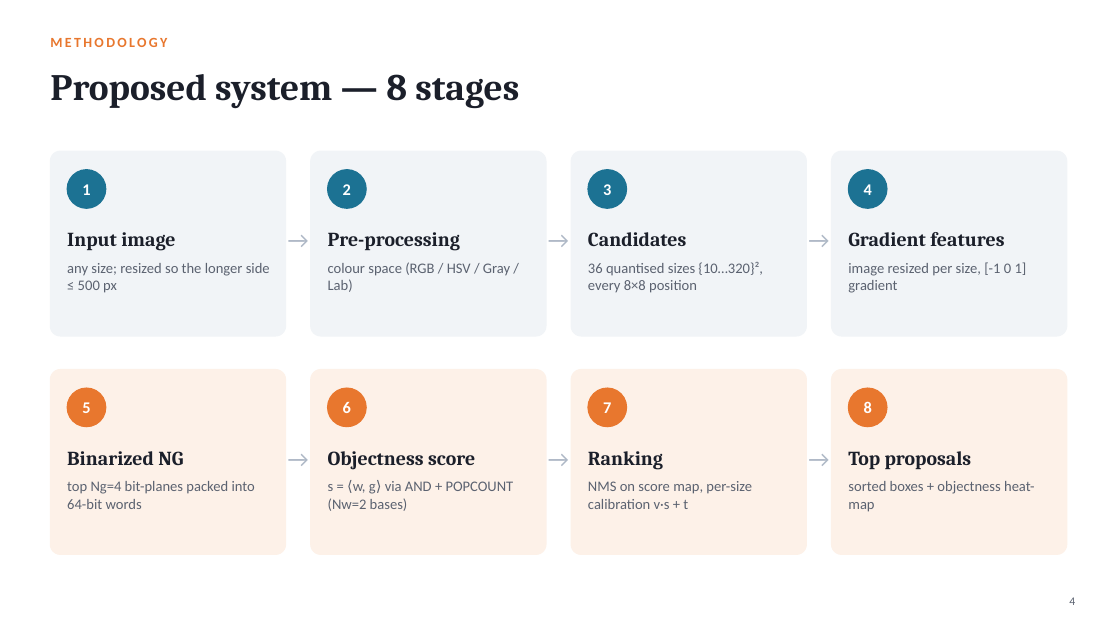
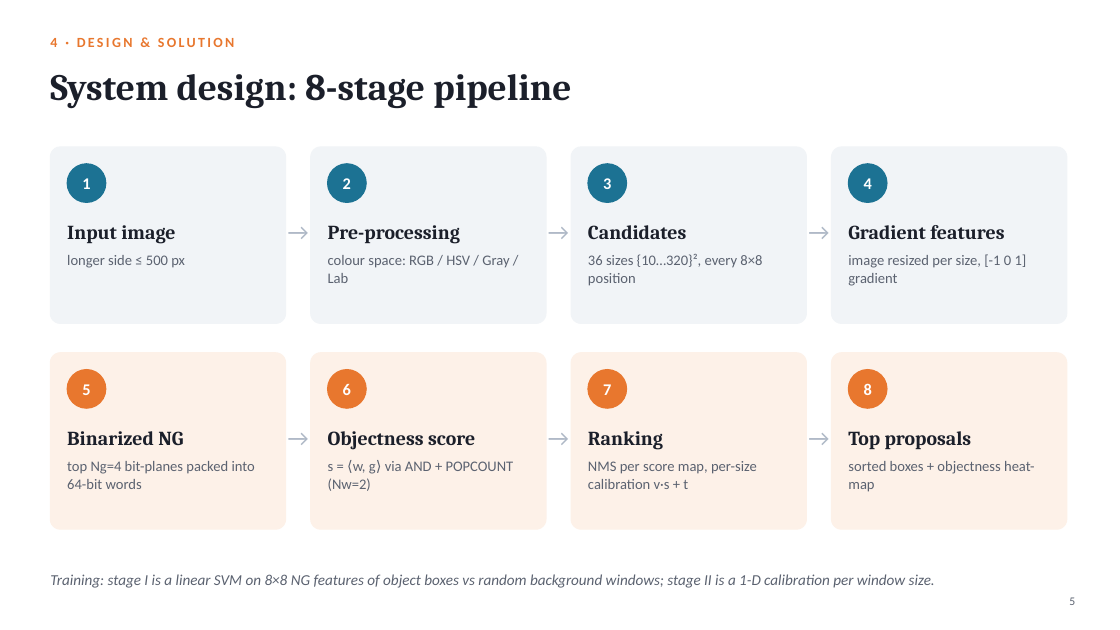
Before and after one commit to hari18305/cvprojectg10, a slide deck: slide 5 of presentation/BING_Objectness_Group10.pptx (slide 4 before the commit). Drawn at 1120x630 pixels with LibreOffice and Linux fonts; fonts in the diff are those of the drawing. Boxes give left, top, right and bottom in pixels: in the first picture for what was removed or moved away, otherwise in the second. Text is boxed around its words. In the diff, an @@ line names an element or a change of style, - is before the commit and + after.

Commit message:
Restructure presentation into 12 slides for a 10-minute talk
Sections: introduction, problem definition, proposed solution and novelty,
design and solution, result analysis with comparison to existing methods.

```diff
--- a/presentation/BING_Objectness_Group10.pptx
+++ b/presentation/BING_Objectness_Group10.pptx
@@ text at (50, 38, 234, 47): text changed @@
-METHODOLOGY
+4 · DESIGN & SOLUTION
@@ text at (50, 74, 571, 109): text changed @@
-Proposed system — 8 stages
+System design: 8-stage pipeline
@@ rounded rectangle: place and size @@
-rounded rectangle at (50, 151, 286, 336)
+rounded rectangle at (50, 147, 286, 323)
@@ rounded rectangle: place and size @@
-rounded rectangle at (311, 151, 546, 336)
+rounded rectangle at (311, 147, 546, 323)
@@ rounded rectangle: place and size @@
-rounded rectangle at (571, 151, 807, 336)
+rounded rectangle at (571, 147, 807, 323)
@@ rounded rectangle: place and size @@
-rounded rectangle at (832, 151, 1067, 336)
+rounded rectangle at (832, 147, 1067, 323)
@@ 8 texts, 4 ellipses: place and size @@
-8 texts, 4 ellipses at (67, 170, 1004, 251)
+8 texts, 4 ellipses at (67, 164, 1004, 244)
@@ 3 texts: place and size @@
-3 texts at (286, 223, 832, 256)
+3 texts at (286, 214, 832, 248)
@@ text at (67, 255, 185, 268): text changed @@
-any size; resized so the longer side ≤ 500 px
+longer side ≤ 500 px
@@ text at (328, 255, 509, 283): text changed @@
-colour space (RGB / HSV / Gray / Lab)
+colour space: RGB / HSV / Gray / Lab
@@ text at (588, 254, 762, 286): text changed @@
-36 quantised sizes {10…320}², every 8×8 position
+36 sizes {10…320}², every 8×8 position
@@ text "image resized per size, [-1 ...": place and size @@
-text "image resized per size, [-1 ..." at (848, 262, 1027, 293)
+text "image resized per size, [-1 ..." at (848, 254, 1027, 286)
@@ rounded rectangle: place and size @@
-rounded rectangle at (50, 370, 286, 555)
+rounded rectangle at (50, 353, 286, 529)
@@ rounded rectangle: place and size @@
-rounded rectangle at (311, 370, 546, 555)
+rounded rectangle at (311, 353, 546, 529)
@@ rounded rectangle: place and size @@
-rounded rectangle at (571, 370, 807, 555)
+rounded rectangle at (571, 353, 807, 529)
@@ proportions changed in 8 elements at (50, 147, 286, 323), (311, 147, 546, 323), (571, 147, 807, 323), (832, 147, 1067, 323), (50, 353, 286, 529), (311, 353, 546, 529), (571, 353, 807, 529), (832, 353, 1067, 529) @@
@@ rounded rectangle: place and size @@
-rounded rectangle at (832, 370, 1067, 555)
+rounded rectangle at (832, 353, 1067, 529)
@@ 11 texts, 4 ellipses: place and size @@
-11 texts, 4 ellipses at (67, 388, 972, 475)
+11 texts, 4 ellipses at (67, 370, 972, 454)
@@ text "top Ng=4 bit-planes packed into ...": place and size @@
-text "top Ng=4 bit-planes packed into ..." at (67, 481, 255, 509)
+text "top Ng=4 bit-planes packed into ..." at (67, 461, 255, 489)
@@ text at (328, 461, 514, 491): text changed @@
-s = ⟨w, g⟩ via AND + POPCOUNT (Nw=2 bases)
+s = ⟨w, g⟩ via AND + POPCOUNT (Nw=2)
@@ text at (588, 461, 757, 489): text changed @@
-NMS on score map, per-size calibration v·s + t
+NMS per score map, per-size calibration v·s + t
@@ text "sorted boxes + objectness heat-map": place and size @@
-text "sorted boxes + objectness heat-map" at (848, 481, 1035, 512)
+text "sorted boxes + objectness heat-map" at (848, 461, 1035, 492)
@@ text added at (50, 574, 935, 588), 13 pt, text #5B6270, italic @@
+Training: stage I is a linear SVM on 8×8 NG features of object boxes vs random background windows; stage II is a 1-D calibration per window size.
@@ text at (1069, 597, 1075, 605): text changed @@
-4
+5
```
Also in this commit, not shown: 6 other slides changed, 4 slides added, 10 slides removed, 1 other file.
